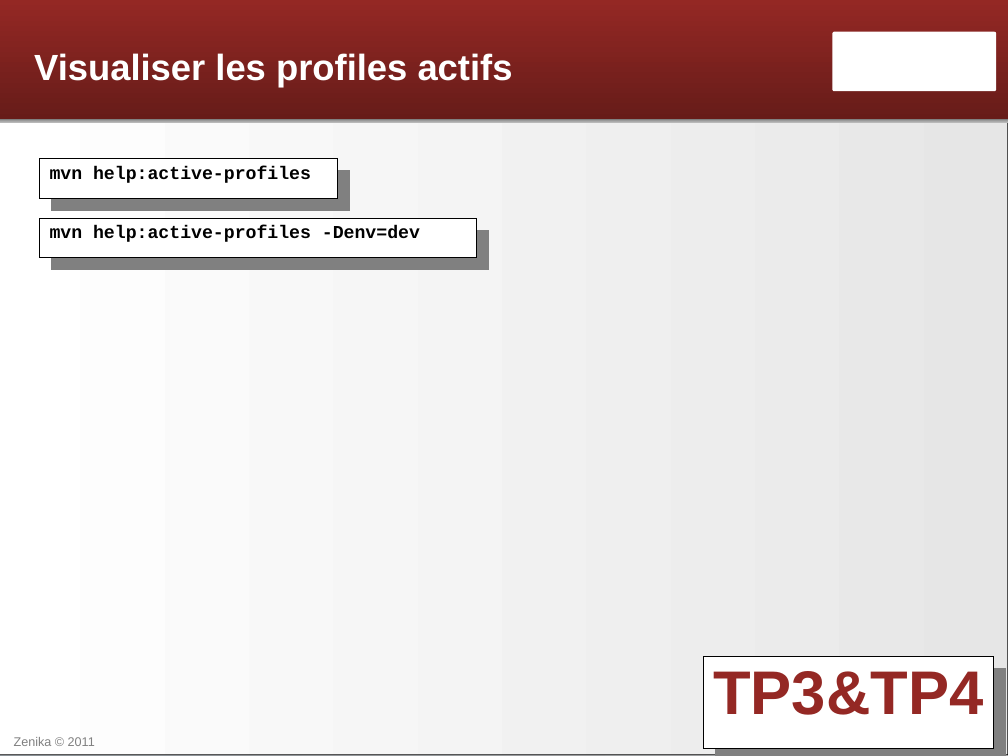
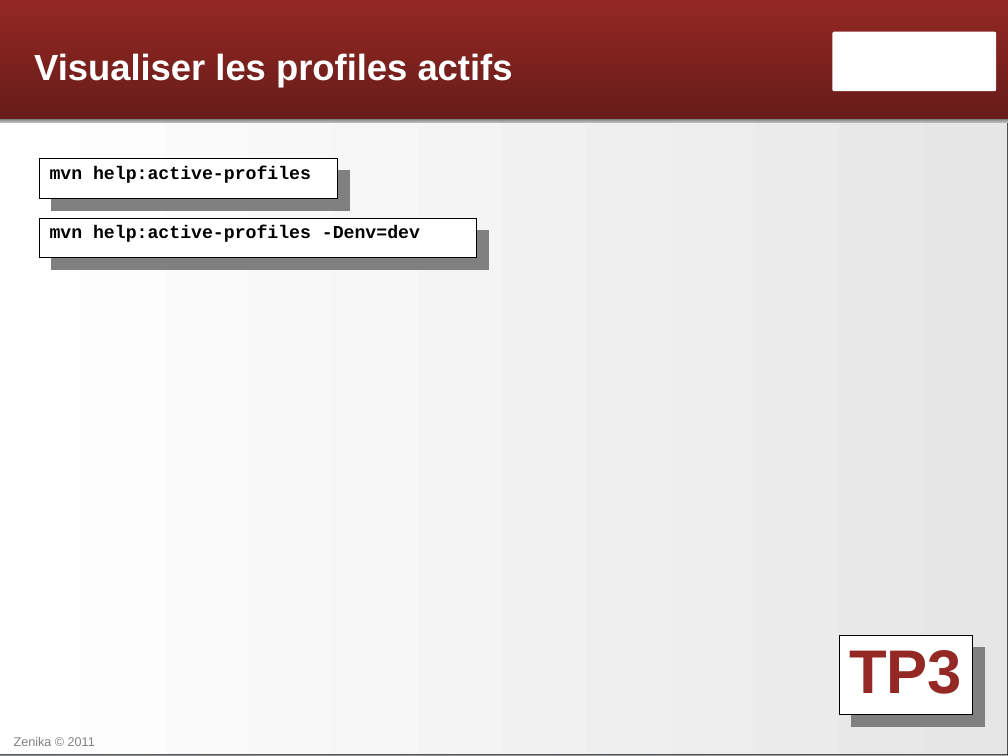
Before and after one commit to Zenika/formation-maven-osgi, a slide deck: slide 7 of Maven - 09.1 - Les profils.odp. Drawn at 1008x756 pixels with LibreOffice and Linux fonts; fonts in the diff are those of the drawing; background and template pictures are left out. Boxes give left, top, right and bottom in pixels: in the first picture for what was removed or moved away, otherwise in the second. Text is boxed around its words. In the diff, an @@ line names an element or a change of style, - is before the commit and + after.

```diff
--- a/Maven - 09.1 - Les profils.odp
+++ b/Maven - 09.1 - Les profils.odp
@@ rectangle "TP3": place and size @@
-rectangle "TP3" at <box>704,656,994,749</box>
+rectangle "TP3" at <box>840,635,973,714</box>
@@ text in rectangle at <box>849,650,962,694</box>: text changed @@
-TP3&TP4
+TP3
```
Also in this commit, not shown: 4 other files.
